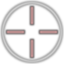
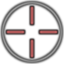
Comparing the layer stacks of the two 64px x 64px images. Changes:
renamed "Retical Lines copy" to "Retical Lines Red", opacity 51% → 100% over left=4, top=4, right=60, bottom=60
"Retical Lines": opacity 51% → 100% over left=4, top=4, right=60, bottom=60
"Retical": opacity 50% → 100% over left=0, top=0, right=64, bottom=64
